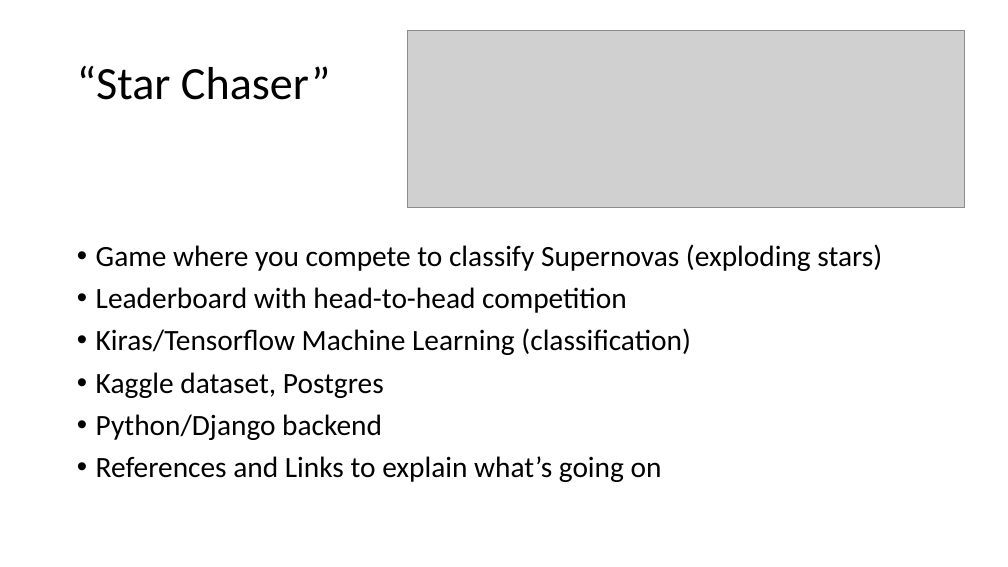
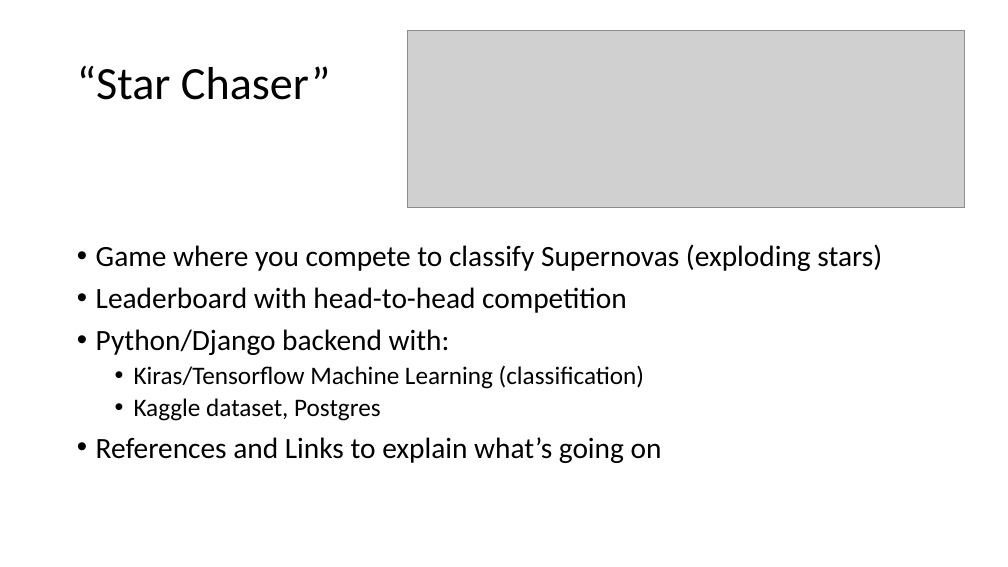
Before and after one commit to cwinsor/django_103_plasticc_and_ux, a slide deck: slide 10 of presentation.pptx (slide 4 before the commit). Drawn at 1008x567 pixels with LibreOffice and Linux fonts; fonts in the diff are those of the drawing; grey boxes stand for pictures. Boxes give left, top, right and bottom in pixels: in the first picture for what was removed or moved away, otherwise in the second. Text is boxed around its words. In the diff, an @@ line names an element or a change of style, - is before the commit and + after.

```diff
--- a/presentation.pptx
+++ b/presentation.pptx
@@ text at <box>96,329,450,355</box>: paragraph added @@
+• Python/Django backend with:
@@ text at <box>134,365,644,421</box>: size 28 to 24 pt in "Kiras/Tensorflow Machine Learning (classification)", "Kaggle dataset, Postgres"; list level 1 to 2 in "Kiras/Tensorflow Machine Learning (classification)"; list level 1 to 2 in "Kaggle dataset, Postgres" @@
@@ text at <box>96,414,382,440</box>: paragraph removed @@
-• Python/Django backend
```
Also in this commit, not shown: 2 other slides changed, 9 slides added, 2 slides removed, 5 other files.
